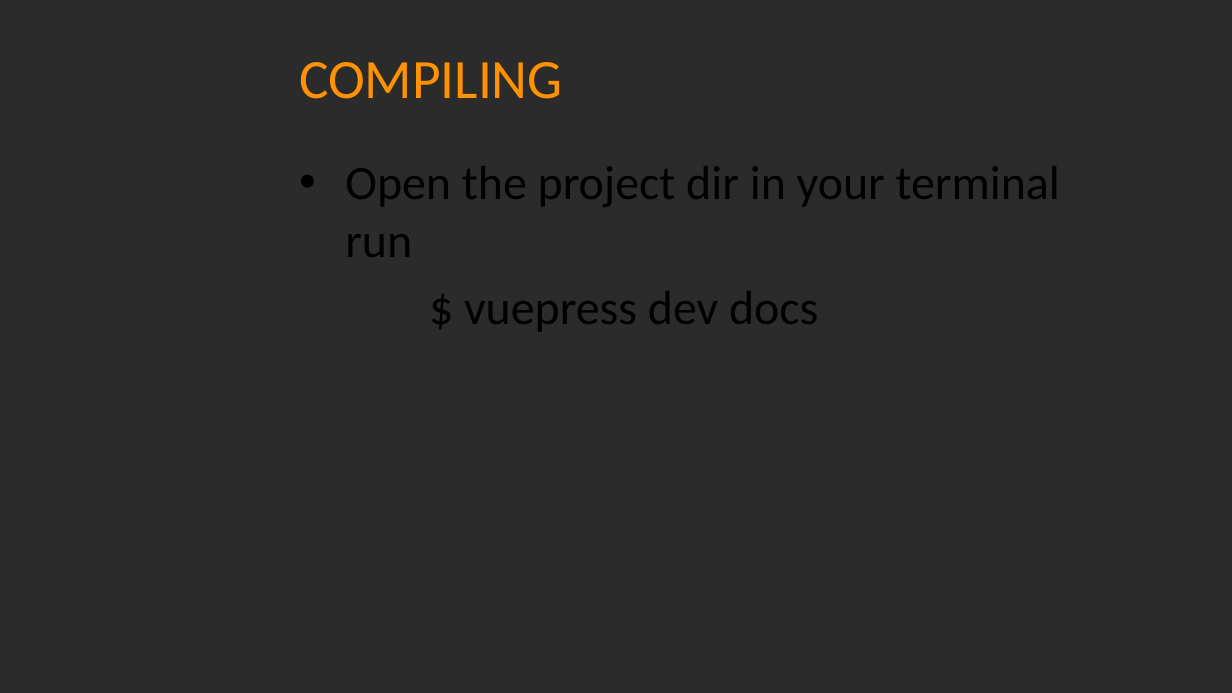
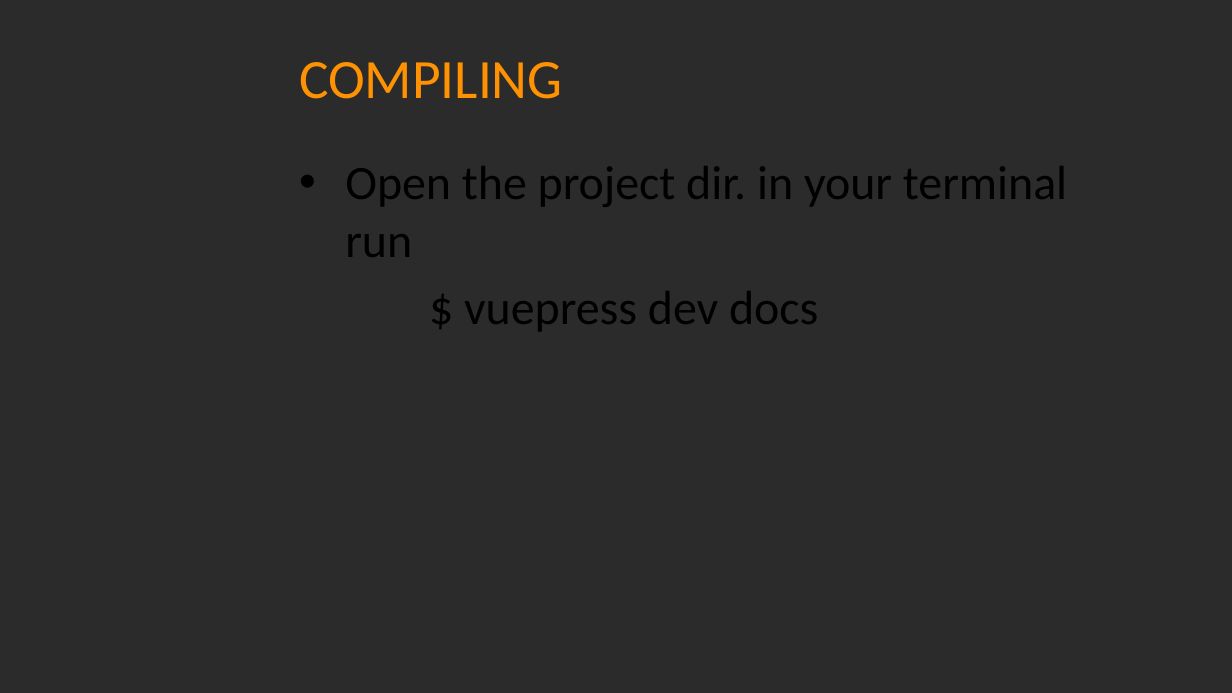
Before and after one commit to swaroopatirumalareddy/vuepress, a slide deck: slide 10 of workshop.pptx. Drawn at 1232x693 pixels with LibreOffice and Linux fonts; fonts in the diff are those of the drawing; background and template pictures are left out; a plain dark background stands for a picture behind light text. Boxes give left, top, right and bottom in pixels: in the first picture for what was removed or moved away, otherwise in the second. Text is boxed around its words. In the diff, an @@ line names an element or a change of style, - is before the commit and + after.

Commit message:
ADDED TEXT

```diff
--- a/workshop.pptx
+++ b/workshop.pptx
@@ text at [345, 166, 1067, 257]: text changed @@
-• Open the project dir in your terminal run
+• Open the project dir. in your terminal run
```
Also in this commit, not shown: 2 other slides changed, 2 slides added.
